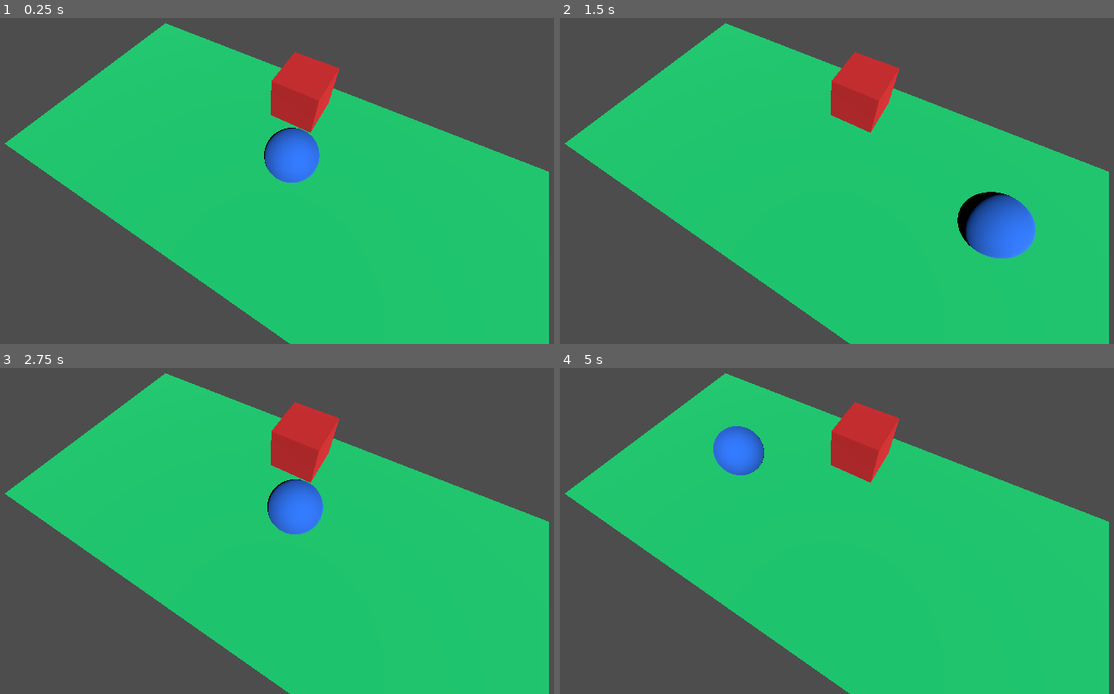
Above: before the commit, frames 1-4 (two rows, left to right).
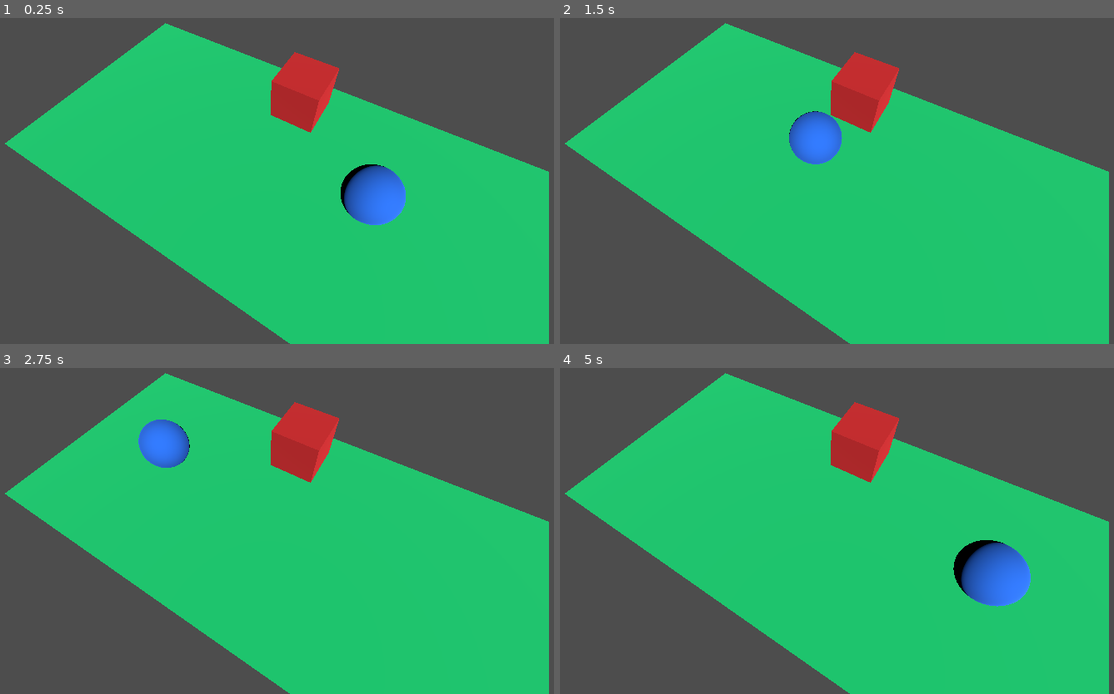
Above: after the commit, the same moments.

Repository: kvu787/VsyncStutterTest
Game: Godot game, scene res://Main.tscn
Same seed, same stepped clock (60 frames per second), same inputs: the game is played once before the commit and once after it.
Inputs:
- Up to frame 1 (0.25 s): no input
- Up to frame 2 (1.5 s): no input
- Up to frame 3 (2.75 s): no input
- Up to frame 4 (5 s): no input

The runs differ from the first frame. In frame 1, 3.1% of the frame differs, in the area x 47-74%, y 33-64%; in frame 2, 3.5%, in the area x 41-86%, y 28-74%; in frame 3, 2.4%; in frame 4, 3.3%.

Commit message:
Cleanup Sphere.gd

Diff:
--- a/Godot/Sphere.gd
+++ b/Godot/Sphere.gd
@@ -5,16 +5,20 @@
 
 var speed: float = 8.0
 var travel_distance: float = 3.0
-
-# Get this from "Windows 11 > Settings > Display > Advanced display > Choose a refresh rate"
-var fixed_delta_refresh_rate_hz: float = 240.0
-
 var direction: int = 1
 
+func _init():
+	print("BEGIN: Sphere._init()")
+
+	# This should decrease the average input latency.
+	# However, it should't change the theoretical upper bound for input latency.
+	# The theoretical upper bound for input latency should still be 2 intervals.
+	Input.set_use_accumulated_input(false)
+
+	print("END: Sphere._init()")
+
+
 func _process(delta: float) -> void:
-	if self.fixed_delta_refresh_rate_hz > 0.0:
-		delta = 1.0 / self.fixed_delta_refresh_rate_hz
-
 	self.position.x += self.direction * self.speed * delta
 
 	if abs(self.position.x) > self.travel_distance:
